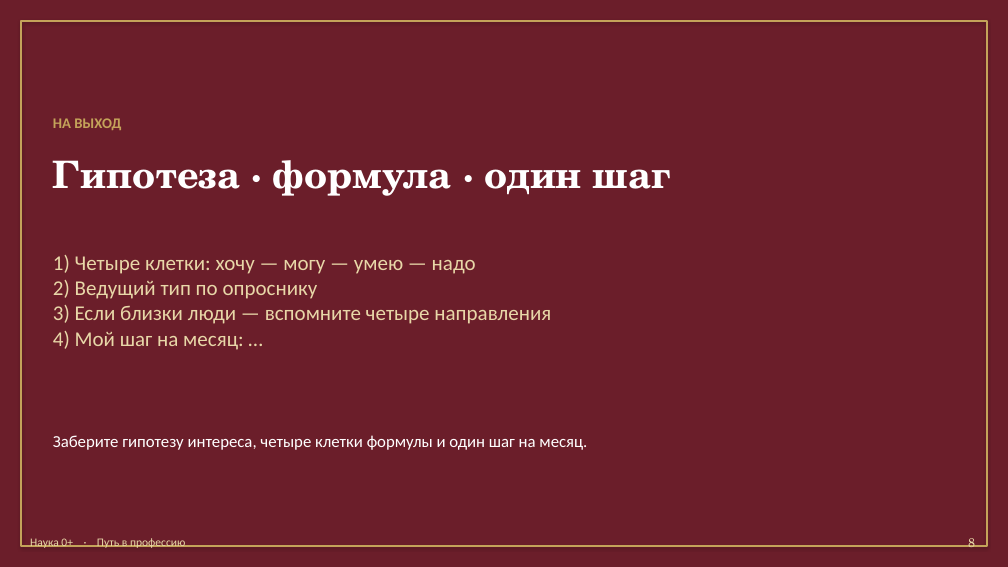
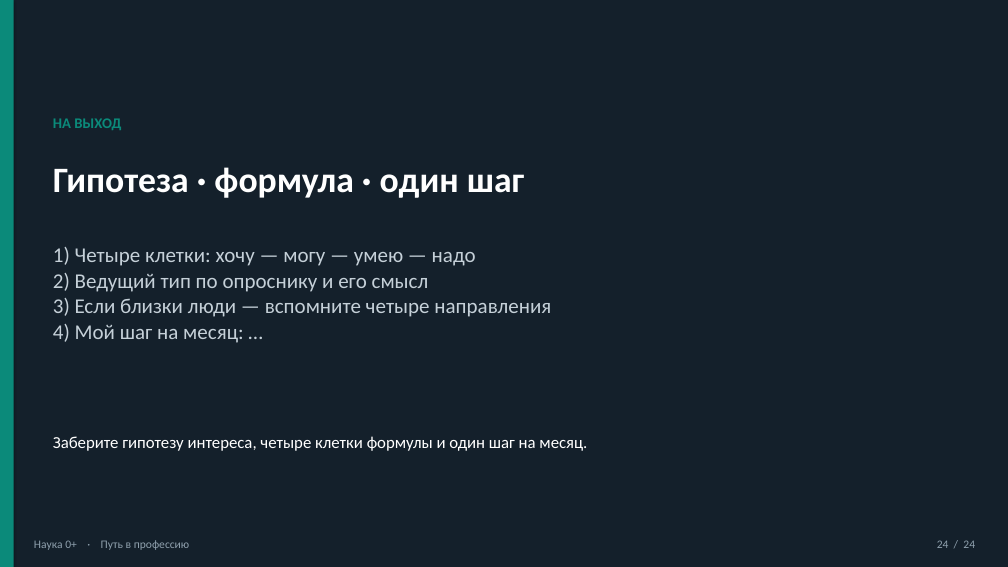
Before and after one commit to Sema917/-tourism, a slide deck: slide 24 of materials/Путь_в_профессию_презентация_20_минут.pptx (slide 8 before the commit). Drawn at 1008x567 pixels with LibreOffice and Linux fonts; fonts in the diff are those of the drawing. Boxes give left, top, right and bottom in pixels: in the first picture for what was removed or moved away, otherwise in the second. Text is boxed around its words. In the diff, an @@ line names an element or a change of style, - is before the commit and + after.

```diff
--- a/materials/Путь_в_профессию_презентация_20_минут.pptx
+++ b/materials/Путь_в_профессию_презентация_20_минут.pptx
@@ rectangle at (0, 0, 1008, 567): fill #6B1E2A to #14202B @@
@@ rectangle added at (0, 0, 14, 567), fill #0B8A7A @@
@@ rectangle removed at (21, 21, 987, 546) @@
@@ text "НА ВЫХОД" at (53, 118, 121, 130): text colour #C4A35A to #0B8A7A; line spacing 1 to 1.05 @@
@@ text "Гипотеза · формула · один ..." at (53, 167, 524, 198): size 36 to 34 pt, font TeX Gyre Schola to Calibri; line spacing 1 to 1.05 @@
@@ text at (53, 247, 551, 343): text changed; text colour #E8D7A8 to #C5D0D8 @@
-1) Четыре клетки: хочу — могу — умею — надо
-2) Ведущий тип по опроснику
-3) Если близки люди — вспомните четыре направления
-4) Мой шаг на месяц: …
+1) Четыре клетки: хочу — могу — умею — надо
+2) Ведущий тип по опроснику и его смысл
+3) Если близки люди — вспомните четыре направления
+4) Мой шаг на месяц: …
@@ text "Заберите гипотезу интереса, четыре клетки ..." at (53, 436, 587, 451): line spacing 1 to 1.05 @@
@@ text "Наука 0+ · Путь в ..." at (34, 540, 189, 550): text colour #E8D7A8 to #8FA0AD; line spacing 1 to 1.05 @@
@@ text removed at (968, 538, 975, 547) @@
-8
@@ text added at (937, 540, 975, 548), 11 pt, text #8FA0AD @@
+24 / 24
```
Also in this commit, not shown: 6 other slides changed, 17 slides added, 1 slide removed, 10 other files.
